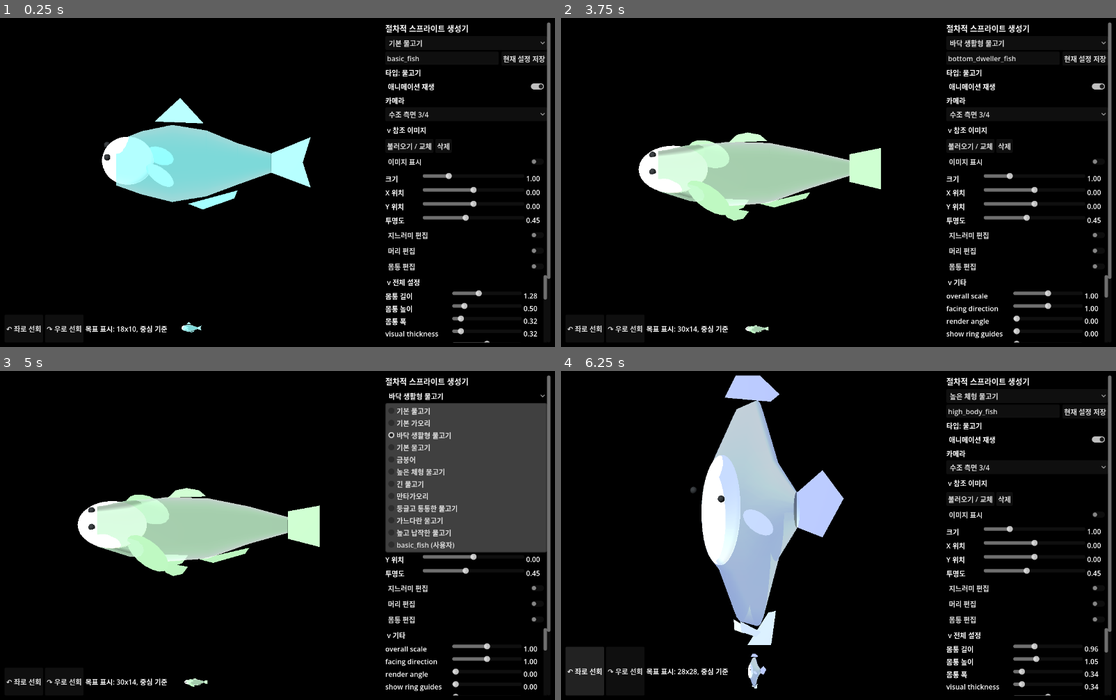
Above: before the commit, frames 1-4 (two rows, left to right).
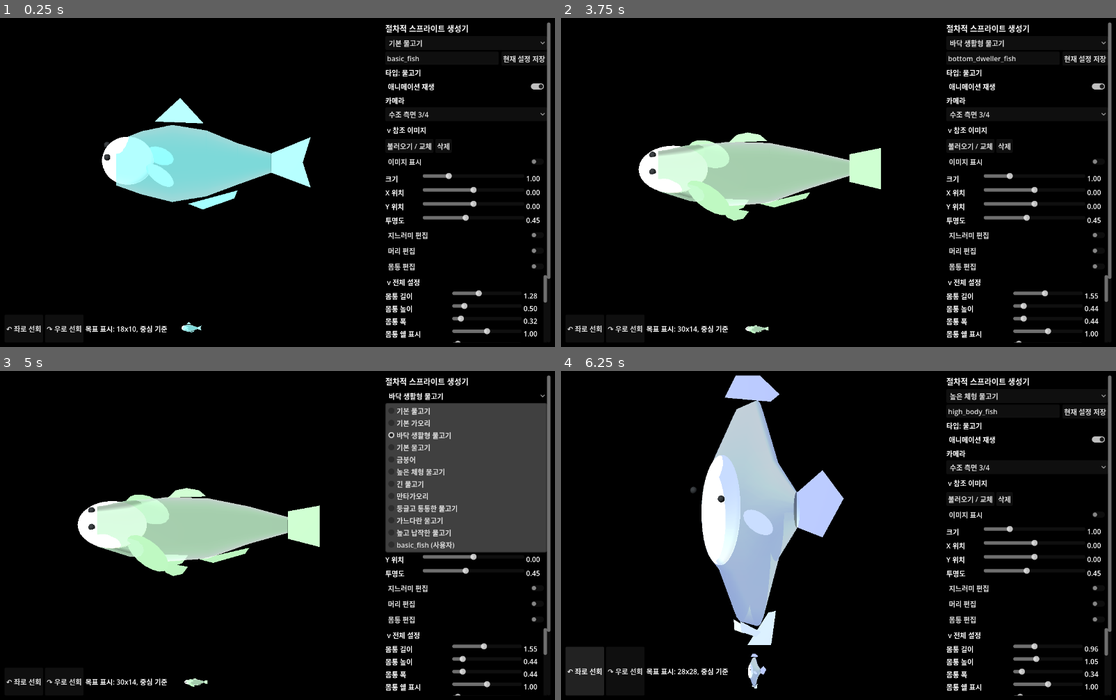
Above: after the commit, the same moments.

Repository: currywhaleshark/aquarium_sprite_mock-up_generator
Game: Godot game, scene res://scenes/Main.tscn
The game is run twice, just before and just after one commit, with the same random seed, the same clock (stepped at 60 frames per second) and the same inputs.
Inputs:
- Up to frame 1 (0.25 s): no input
- Up to frame 2 (3.75 s): click "현재 설정 저장" at 0.5 s; click "↶ 좌로 선회" at 1.25 s; click "↷ 우로 선회" at 2 s; click "basic_fish (사용자)" at 2.75 s; click "애니메이션 재생" at 3.5 s
- Up to frame 3 (5 s): click "바닥 생활형 물고기" at 4.25 s
- Up to frame 4 (6.25 s): click "수조 측면 3/4" at 5 s; click "↶ 좌로 선회" at 5.75 s

The runs differ from the first frame. In frame 1, 0.3% of the frame differs, in the area x 69-99%, y 85-99%; in frame 2, 0.8%, in the area x 69-99%, y 79-99%; in frame 3, 0.8%; in frame 4, 0.3%.

Commit message:
Prune unused parameter sliders

Diff:
--- a/scripts/creature/BodyProfile.gd
+++ b/scripts/creature/BodyProfile.gd
@@ -81,6 +81,18 @@
 	"fin_yaw_follow_strength",
 	"median_fin_flap_amount",
 	"median_fin_flap_phase"
+]
+const UNUSED_PARAMETER_KEYS := [
+	"overall_scale",
+	"body_height_scale",
+	"facing_direction",
+	"render_angle",
+	"show_pivot_guides",
+	"visual_thickness",
+	"tail_height",
+	"outline_width",
+	"toon_steps",
+	"rim_light_strength"
 ]
 
 static func swim_mode_names() -> Array[String]:
@@ -207,14 +219,13 @@
 	var normalized_parameters := parameters.duplicate(true)
 	normalize_motion_parameters(normalized_parameters)
 	updated["global"] = _pick(parameters, [
-		"overall_scale", "body_length", "body_height", "body_width", "body_height_scale",
-		"visual_thickness", "facing_direction", "render_angle", "projection_hint",
-		"show_ring_guides", "show_pivot_guides", "shell_enabled", "shell_expand",
+		"body_length", "body_height", "body_width", "projection_hint",
+		"show_ring_guides", "shell_enabled", "shell_expand",
 		"shell_color_mix", "shell_opacity", "head_size", "head_offset",
 		"eye_size", "eye_position_x", "eye_position_y", "mouth_position"
 	])
 	updated["body_profile"] = parameters.get("body_profile", {})
-	updated["tail_profile"] = _pick(parameters, ["tail_length", "tail_height", "tail_fin_size", "caudal_shape", "caudal_height_scale"])
+	updated["tail_profile"] = _pick(parameters, ["tail_length", "tail_fin_size", "caudal_shape", "caudal_height_scale"])
 	updated["fin_profile"] = _pick(parameters, [
 		"dorsal_fin_size", "anal_fin_size", "pectoral_fin_size",
 		"dorsal_fin_offset_x", "anal_fin_offset_x", "pectoral_fin_offset_x",
@@ -227,18 +238,20 @@
 	updated["motion_profile"] = _pick(normalized_parameters, [
 		"swim_mode", "swim_speed", "global_sway_amount", "phase_delay", "tail_sway_multiplier",
 		"body_wave_amount", "body_wave_start", "body_wave_falloff",
-		"tail_fin_extra_swing", "fin_flap_amount", "pectoral_flap_amount",
+		"tail_fin_extra_swing", "fin_flap_amount",
 		"fin_yaw_follow_strength", "median_fin_flap_amount", "median_fin_flap_phase",
 		"idle_bob_amount"
 	])
 	updated["visual_profile"] = _pick(parameters, [
 		"base_color", "belly_color", "secondary_color", "fin_color", "outline_color",
-		"outline_width", "highlight_strength", "shadow_strength", "toon_steps", "rim_light_strength"
+		"highlight_strength", "shadow_strength"
 	])
 	updated["parameters"] = normalized_parameters
 	return updated
 
 static func normalize_motion_parameters(parameters: Dictionary) -> void:
+	if not parameters.has("fin_flap_amount") and parameters.has("pectoral_flap_amount"):
+		parameters["fin_flap_amount"] = float(parameters["pectoral_flap_amount"])
 	if not parameters.has("global_sway_amount"):
 		if parameters.has("tail_2_sway_amount"):
 			parameters["global_sway_amount"] = float(parameters["tail_2_sway_amount"])
@@ -260,6 +273,9 @@
 	parameters.erase("tail_1_sway_amount")
 	parameters.erase("tail_2_sway_amount")
 	parameters.erase("tail_fin_sway_amount")
+	parameters.erase("pectoral_flap_amount")
+	for key in UNUSED_PARAMETER_KEYS:
+		parameters.erase(key)
 
 static func _default_motion_distribution(parameters: Dictionary) -> Dictionary:
 	var shape := String(parameters.get("body_profile_shape", ""))
--- a/scripts/tools/ParameterPanelCategoryTest.gd
+++ b/scripts/tools/ParameterPanelCategoryTest.gd
@@ -34,6 +34,16 @@
 		"belly_color": "#c8f4ec",
 		"fin_color": "#2b8ca3",
 		"outline_color": "#123844",
+		"outline_width": 0.012,
+		"toon_steps": 3.0,
+		"rim_light_strength": 0.35,
+		"overall_scale": 1.0,
+		"body_height_scale": 1.0,
+		"facing_direction": 1.0,
+		"render_angle": 0.0,
+		"show_pivot_guides": 1.0,
+		"visual_thickness": 0.32,
+		"pectoral_flap_amount": 7.5,
 		"body_length": 1.2,
 		"midbody_depth_scale": 1.4
 	})
@@ -57,6 +67,16 @@
 	assert(_find_slider_for_label(panel, UiText.parameter("tail_length")) == null)
 	assert(_find_slider_for_label(panel, UiText.parameter("body_sway_amount")) == null)
 	assert(_find_slider_for_label(panel, UiText.parameter("tail_2_sway_amount")) == null)
+	assert(_find_slider_for_label(panel, UiText.parameter("outline_width")) == null)
+	assert(_find_slider_for_label(panel, UiText.parameter("toon_steps")) == null)
+	assert(_find_slider_for_label(panel, UiText.parameter("rim_light_strength")) == null)
+	assert(_find_slider_for_label(panel, UiText.parameter("overall_scale")) == null)
+	assert(_find_slider_for_label(panel, UiText.parameter("body_height_scale")) == null)
+	assert(_find_slider_for_label(panel, UiText.parameter("facing_direction")) == null)
+	assert(_find_slider_for_label(panel, UiText.parameter("render_angle")) == null)
+	assert(_find_slider_for_label(panel, UiText.parameter("show_pivot_guides")) == null)
+	assert(_find_slider_for_label(panel, UiText.parameter("visual_thickness")) == null)
+	assert(_find_slider_for_label(panel, UiText.parameter("pectoral_flap_amount")) == null)
 	assert(_find_slider_for_label(panel, UiText.parameter("body_length")) != null)
 	assert(_find_slider_for_label(panel, UiText.parameter("midbody_depth_scale")) == null)
 	var base_color_picker := _find_color_picker_for_label_in_section(panel, "Color Settings", UiText.parameter("base_color"))
--- a/scripts/tools/PresetNormalizationTest.gd
+++ b/scripts/tools/PresetNormalizationTest.gd
@@ -19,6 +19,11 @@
 	assert(parameters.has("fin_yaw_follow_strength"))
 	assert(parameters.has("median_fin_flap_amount"))
 	assert(parameters.has("median_fin_flap_phase"))
+	assert(not parameters.has("pectoral_flap_amount"))
+	assert(not parameters.has("visual_thickness"))
+	assert(not parameters.has("outline_width"))
+	assert(not parameters.has("toon_steps"))
+	assert(not parameters.has("rim_light_strength"))
 
 	var general_mode := BodyProfileScript.swim_mode_values("general")
 	assert(abs(float(general_mode.get("body_wave_amount", 0.0)) - 0.35) < 0.001)
@@ -40,6 +45,41 @@
 	assert(abs(float(explicit.get("body_wave_amount", 0.0)) - 0.66) < 0.001)
 	assert(explicit.has("tail_fin_extra_swing"))
 	assert(explicit.has("fin_yaw_follow_strength"))
+
+	var legacy := {"pectoral_flap_amount": 9.25}
+	BodyProfileScript.normalize_motion_parameters(legacy)
+	assert(abs(float(legacy.get("fin_flap_amount", 0.0)) - 9.25) < 0.001)
+	assert(not legacy.has("pectoral_flap_amount"))
+
+	var split_preset := BodyProfileScript.split_parameters_into_profiles({
+		"body_length": 1.2,
+		"visual_thickness": 0.32,
+		"overall_scale": 1.0,
+		"body_height_scale": 1.0,
+		"facing_direction": 1.0,
+		"render_angle": 0.0,
+		"show_pivot_guides": 1.0,
+		"tail_height": 0.2,
+		"outline_width": 0.012,
+		"toon_steps": 3.0,
+		"rim_light_strength": 0.35,
+		"pectoral_flap_amount": 8.0
+	}, {"name": "split_check"})
+	var split_global: Dictionary = split_preset.get("global", {})
+	var split_tail: Dictionary = split_preset.get("tail_profile", {})
+	var split_visual: Dictionary = split_preset.get("visual_profile", {})
+	var split_motion: Dictionary = split_preset.get("motion_profile", {})
+	assert(not split_global.has("visual_thickness"))
+	assert(not split_global.has("overall_scale"))
+	assert(not split_global.has("body_height_scale"))
+	assert(not split_global.has("facing_direction"))
+	assert(not split_global.has("render_angle"))
+	assert(not split_global.has("show_pivot_guides"))
+	assert(not split_tail.has("tail_height"))
+	assert(not split_visual.has("outline_width"))
+	assert(not split_visual.has("toon_steps"))
+	assert(not split_visual.has("rim_light_strength"))
+	assert(not split_motion.has("pectoral_flap_amount"))
 
 	var long_fish := _find_preset(presets, "long_fish")
 	assert(not long_fish.is_empty())
--- a/scripts/ui/ParameterPanel.gd
+++ b/scripts/ui/ParameterPanel.gd
@@ -15,6 +15,12 @@
 	"body_profile": true,
 	"selected_body_ring_id": true,
 	"body_profile_shape": true,
+	"overall_scale": true,
+	"body_height_scale": true,
+	"facing_direction": true,
+	"render_angle": true,
+	"show_pivot_guides": true,
+	"visual_thickness": true,
 	"head_depth_scale": true,
 	"shoulder_depth_scale": true,
 	"midbody_depth_scale": true,
@@ -74,7 +80,11 @@
 	"body_sway_amount": true,
 	"tail_1_sway_amount": true,
 	"tail_2_sway_amount": true,
-	"tail_fin_sway_amount": true
+	"tail_fin_sway_amount": true,
+	"pectoral_flap_amount": true,
+	"outline_width": true,
+	"toon_steps": true,
+	"rim_light_strength": true
 }
 
 func _ready() -> void:
